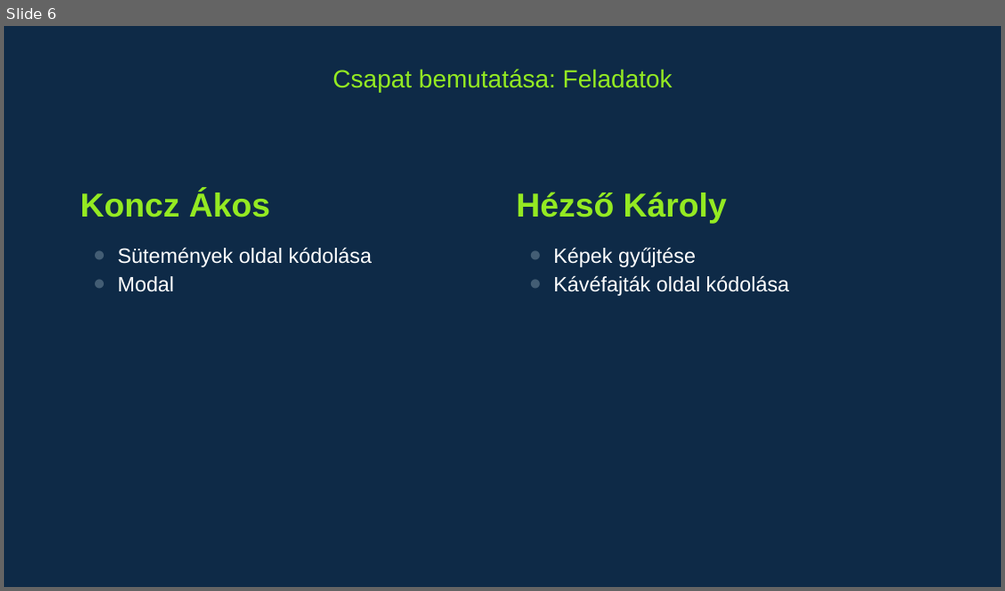
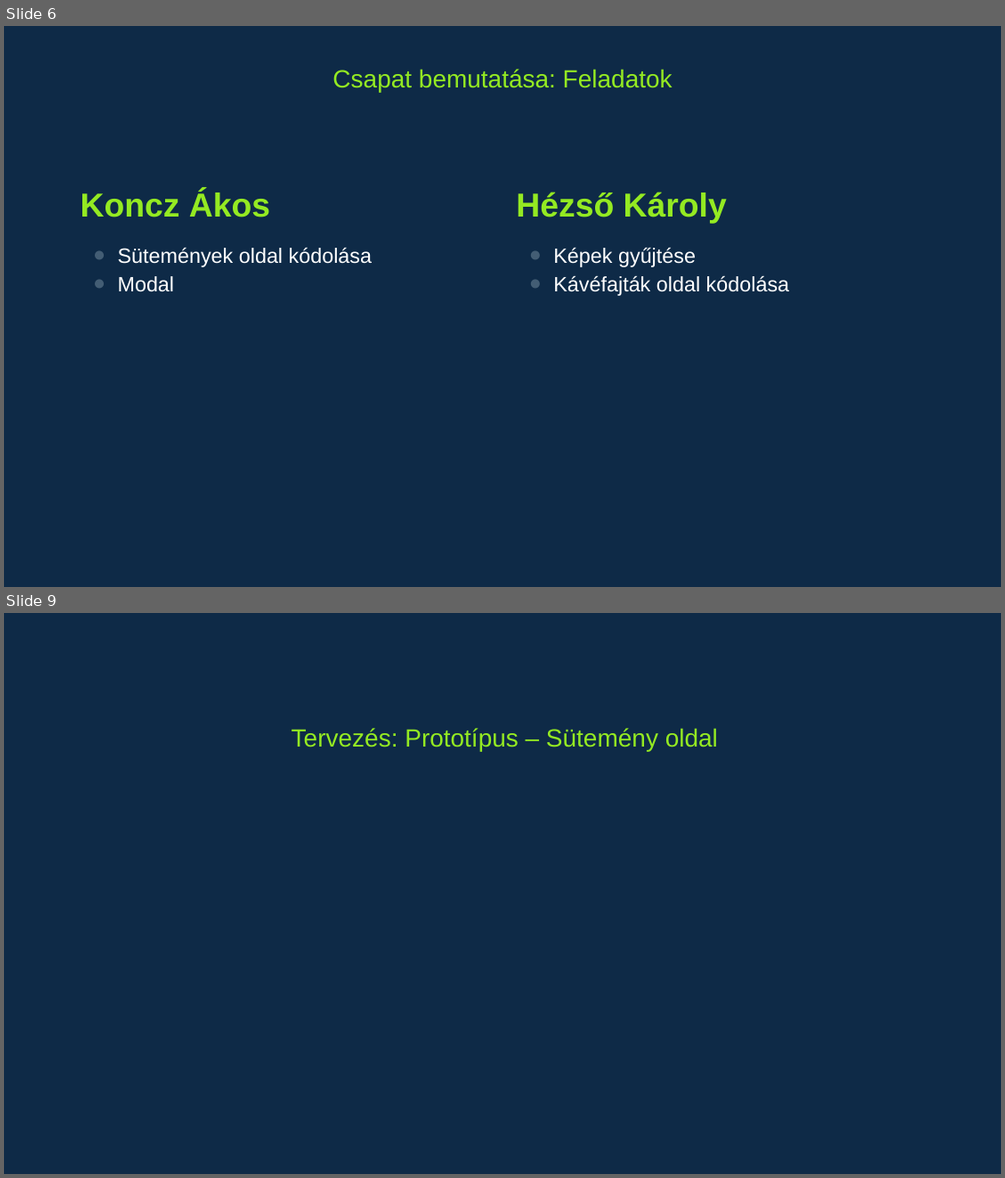
Before and after one commit to Vikhun15/lucky_kavezo, a slide deck: prezentáció/Lucky – A mi kis kávézónk.pptx. Shown one above the other, each under a label of ours: slide 6 before the commit, slides 6 and 9 after it; the slides between them are not shown. The pictures are 1005x591 and 1005x1178 pixels, drawn with LibreOffice and Linux fonts; fonts in the diff are those of the drawing. Boxes give left, top, right and bottom in pixels: in the first picture for what was removed or moved away, otherwise in the second. Text is boxed around its words. In the diff, an @@ line names an element or a change of style, - is before the commit and + after.

```diff
--- a/prezentáció/Lucky – A mi kis kávézónk.pptx
+++ b/prezentáció/Lucky – A mi kis kávézónk.pptx
@@ slide 9 added at box(4, 613, 1001, 1174), background #0E2A47 @@
@@ title added at box(291, 728, 718, 751), 24 pt, text #94EA22 @@
+Tervezés: Prototípus – Sütemény oldal
```
Also in this commit, not shown: 2 slides changed, 2 other slides added.
